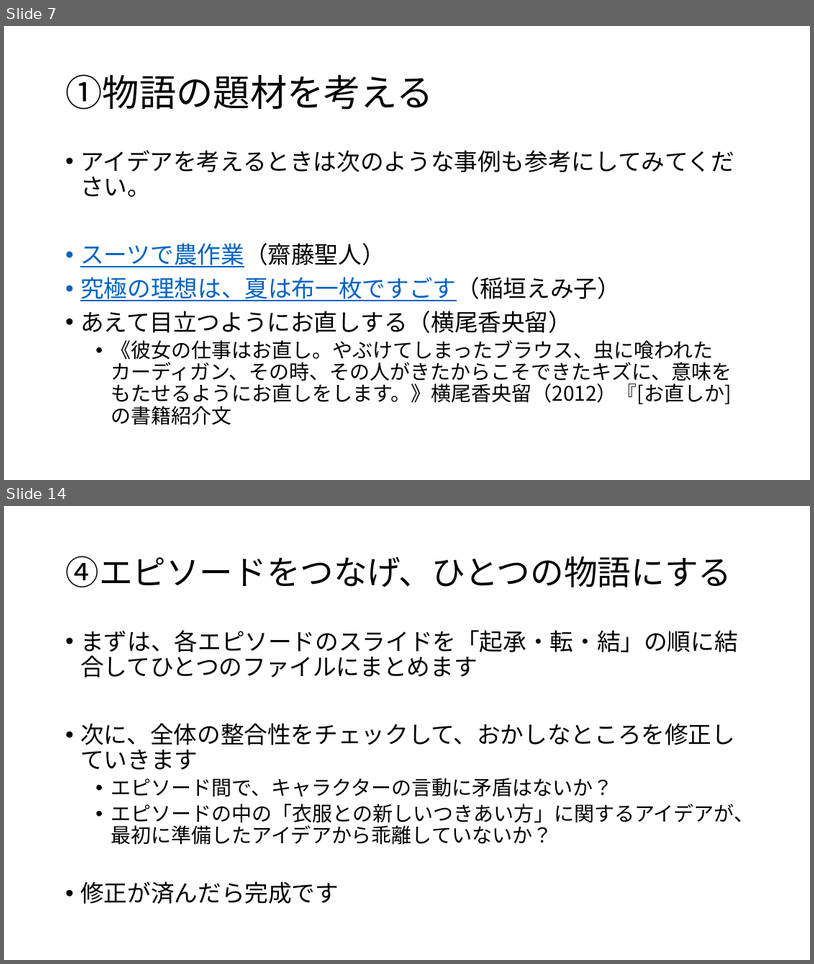
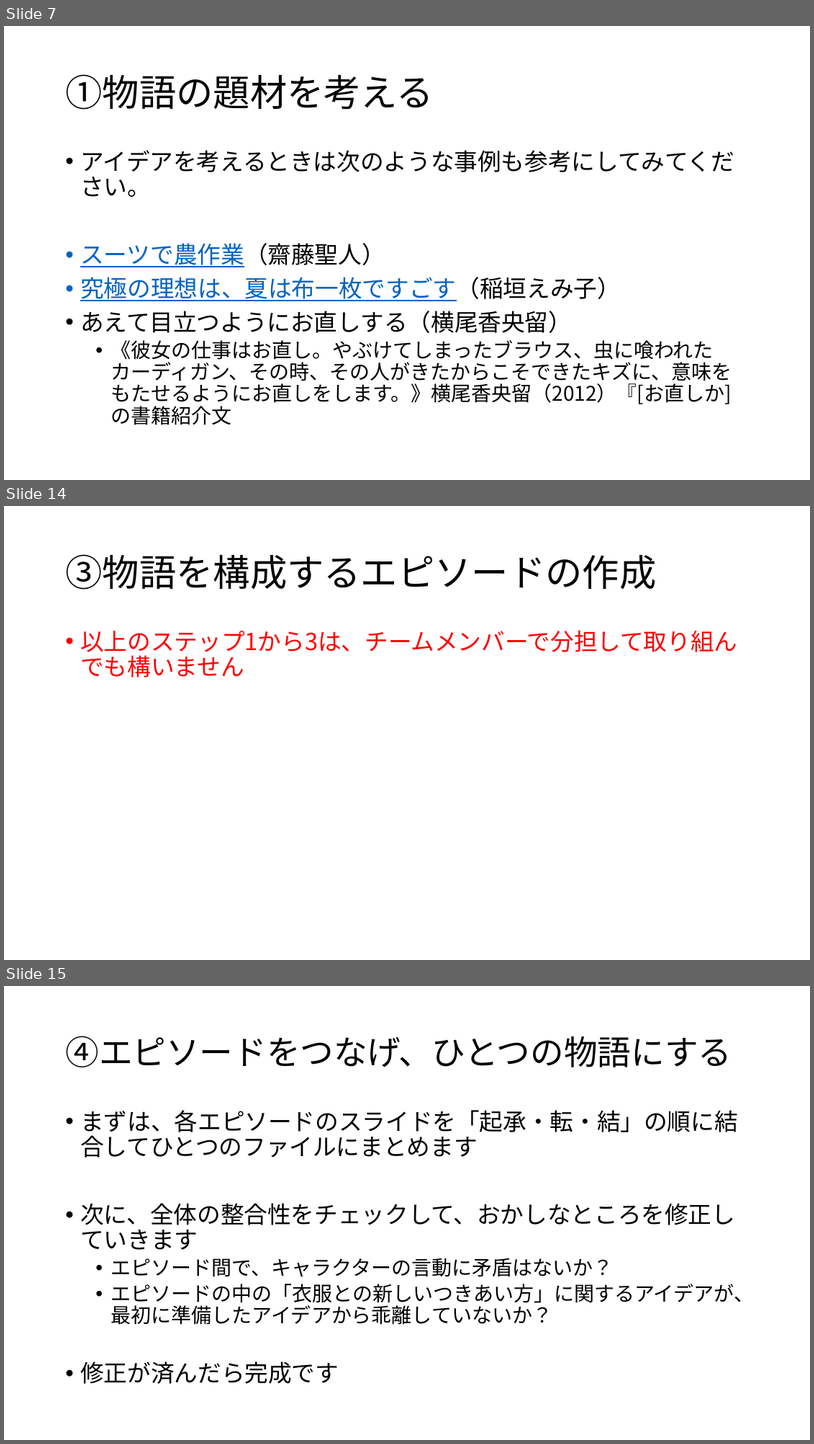
Before and after one commit to oyamadashin/remote, a slide deck: ゲーミングに使うあれこれ/プレイヤーへの指示/E2_物語のつくり方.pptx. Shown one above the other, each under a label of ours: slides 7 and 14 before the commit, slides 7, 14 and 15 after it; the slides between them are not shown. The pictures are 814x964 and 814x1444 pixels, drawn with LibreOffice and Linux fonts; fonts in the diff are those of the drawing. Boxes give left, top, right and bottom in pixels: in the first picture for what was removed or moved away, otherwise in the second. Text is boxed around its words. In the diff, an @@ line names an element or a change of style, - is before the commit and + after.

```diff
--- a/ゲーミングに使うあれこれ/プレイヤーへの指示/E2_物語のつくり方.pptx
+++ b/ゲーミングに使うあれこれ/プレイヤーへの指示/E2_物語のつくり方.pptx
@@ slide 14 added at bbox=[4, 506, 810, 960], background #FFFFFF @@
@@ title added at bbox=[65, 554, 656, 590], 44 pt, text #000000 @@
+③物語を構成するエピソードの作成
@@ text added at bbox=[80, 630, 738, 677], 28 pt, text #FF0000 @@
+• 以上のステップ1から3は、チームメンバーで分担して取り組んでも構いません
@@ what was slide 14 is now slide 15 @@
```
Also in this commit, not shown: 11 slides changed, 6 other files.
